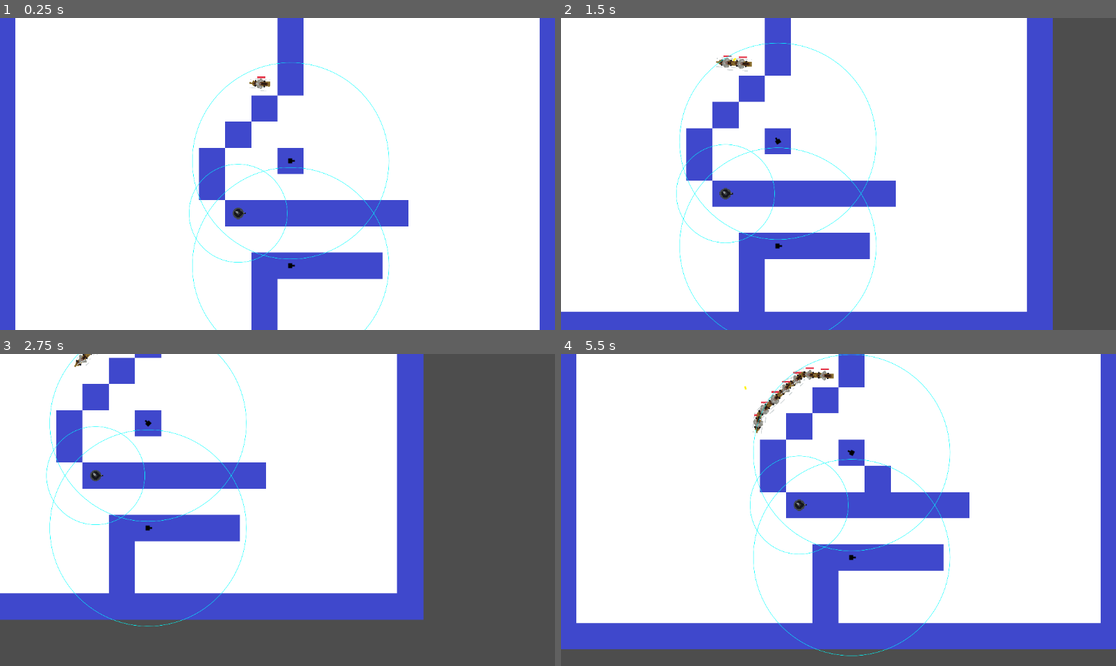
Above: before the commit, frames 1-4 (two rows, left to right).
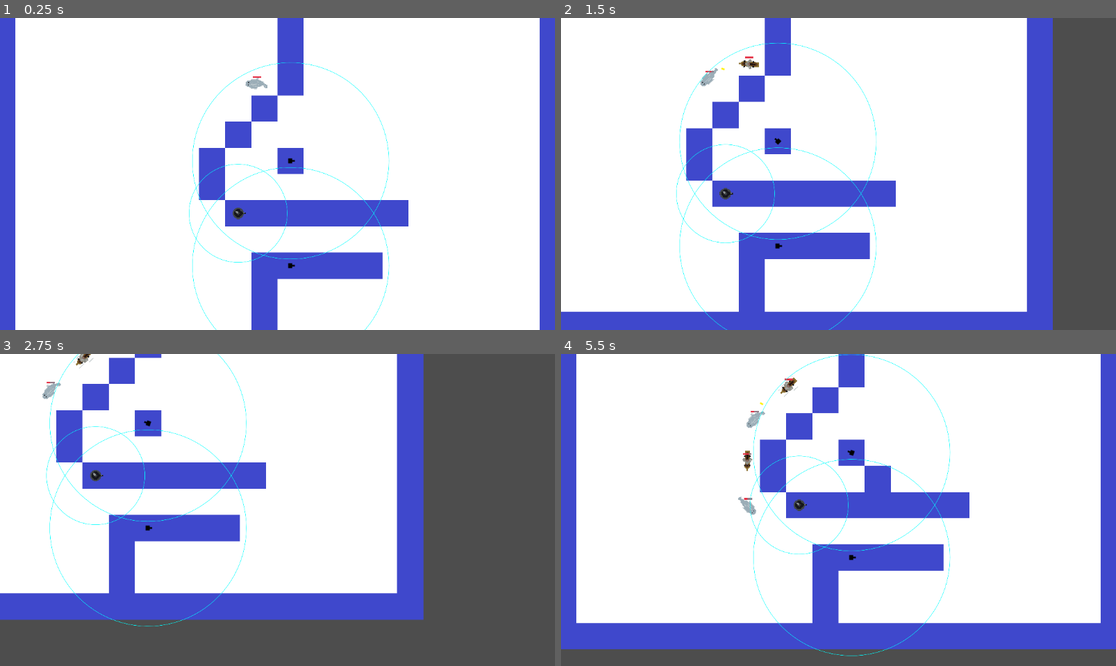
Above: after the commit, the same moments.

Repository: bartsides/TowerDefense
Game: Godot game, scene res://td.tscn
The game is run twice, just before and just after one commit, with the same random seed, the same clock (stepped at 60 frames per second) and the same inputs.
Inputs (mouse positions are in pixels of both pictures, inside the frame that each line leads up to):
- Up to frame 1 (0.25 s): no input
- Up to frame 2 (1.5 s): move the mouse to (960, 158) at 0.52 s; hold D (move_right) 0.53-1.28 s; hold 1 (1) 0.53-1.28 s; tap 2 (2) at 0.8, 1.35 s; move the mouse to (727, 189) at 1.27 s; hold S (move_down) from 1.28 s (still down)
- Up to frame 3 (2.75 s): tap 3 (3) at 1.55 s; move the mouse to (333, 441) at 2.02 s; release S (move_down) at 2.03 s; hold D (move_right) from 2.03 s (still down); hold 3 (3) from 2.03 s (still down); tap 1 (1) at 2.3 s
- Up to frame 4 (5.5 s): move the mouse to (810, 572) at 2.77 s; release D (move_right) at 2.78 s; release 3 (3) at 2.78 s; hold W (move_up) 2.78-3.53 s; tap 1 (1) at 2.85, 4.55 s; tap 2 (2) at 3.05, 5.3 s; move the mouse to (1005, 556) at 3.52 s; hold 2 (2) 3.53-4.28 s; hold A (move_left) 3.53-5.03 s; tap 3 (3) at 3.8, 4.35 s; move the mouse to (672, 463) at 4.27 s; move the mouse to (866, 510) at 5.02 s; press the mouse at (866, 510) at 5.03 s; hold S (move_down) from 5.03 s (still down)

The runs differ from the first frame. In frame 1, 0.1% of the frame differs, in the area x 44-49%, y 18-24%; in frame 2, 0.3%; in frame 3, 0.2%; in frame 4, 0.8%, in the area x 31-53%, y 4-52%.

Commit message:
Add levels and rounds
Added levels and rounds

Diff:
--- a/enemy.tscn
+++ b/Enemies/enemy.tscn
@@ -1,26 +1,26 @@
 [gd_scene load_steps=10 format=3 uid="uid://lfp4ldguca3u"]
 
-[ext_resource type="Script" path="res://enemy.gd" id="1_evcp5"]
-[ext_resource type="Texture2D" uid="uid://cjl2w1oix2g6m" path="res://assets/Shipsheet.png" id="2_lmqaa"]
-[ext_resource type="PackedScene" uid="uid://rnjb41wqawy7" path="res://health_bar.tscn" id="3_xatcp"]
+[ext_resource type="Script" path="res://Enemies/enemy.gd" id="1_3212m"]
+[ext_resource type="Texture2D" uid="uid://cjl2w1oix2g6m" path="res://assets/Shipsheet.png" id="2_sp8ny"]
+[ext_resource type="PackedScene" uid="uid://rnjb41wqawy7" path="res://health_bar.tscn" id="3_jog57"]
 
 [sub_resource type="RectangleShape2D" id="RectangleShape2D_gtovr"]
-size = Vector2(8, 8)
+size = Vector2(26, 8)
 
 [sub_resource type="AtlasTexture" id="AtlasTexture_an376"]
-atlas = ExtResource("2_lmqaa")
+atlas = ExtResource("2_sp8ny")
 region = Rect2(0, 192, 32, 32)
 
 [sub_resource type="AtlasTexture" id="AtlasTexture_aom1d"]
-atlas = ExtResource("2_lmqaa")
+atlas = ExtResource("2_sp8ny")
 region = Rect2(0, 160, 32, 32)
 
 [sub_resource type="AtlasTexture" id="AtlasTexture_s8j4h"]
-atlas = ExtResource("2_lmqaa")
+atlas = ExtResource("2_sp8ny")
 region = Rect2(0, 128, 32, 32)
 
 [sub_resource type="AtlasTexture" id="AtlasTexture_50lv4"]
-atlas = ExtResource("2_lmqaa")
+atlas = ExtResource("2_sp8ny")
 region = Rect2(0, 96, 32, 32)
 
 [sub_resource type="SpriteFrames" id="SpriteFrames_es73f"]
@@ -45,19 +45,21 @@
 
 [node name="Enemy" type="CharacterBody2D"]
 motion_mode = 1
-script = ExtResource("1_evcp5")
+script = ExtResource("1_3212m")
+SPEED = 40
 
 [node name="CollisionShape2D" type="CollisionShape2D" parent="."]
 shape = SubResource("RectangleShape2D_gtovr")
 
 [node name="AnimatedSprite2D" type="AnimatedSprite2D" parent="CollisionShape2D"]
 texture_filter = 3
+position = Vector2(-1, 0)
 sprite_frames = SubResource("SpriteFrames_es73f")
 
 [node name="UpdateNavTimer" type="Timer" parent="."]
 wait_time = 4.0
 
-[node name="HealthBar" parent="." instance=ExtResource("3_xatcp")]
+[node name="HealthBar" parent="." instance=ExtResource("3_jog57")]
 offset_top = -8.0
 offset_bottom = -8.0
 
--- /dev/null
+++ b/Enemies/fish.tscn
@@ -0,0 +1,47 @@
+[gd_scene load_steps=8 format=3 uid="uid://dk2e3ylef4864"]
+
+[ext_resource type="PackedScene" uid="uid://lfp4ldguca3u" path="res://Enemies/enemy.tscn" id="1_km15x"]
+[ext_resource type="Texture2D" uid="uid://di75o5ohtjo4g" path="res://assets/Fish.png" id="2_h80sk"]
+
+[sub_resource type="AtlasTexture" id="AtlasTexture_ycyxl"]
+atlas = ExtResource("2_h80sk")
+region = Rect2(0, 0, 32, 32)
+
+[sub_resource type="AtlasTexture" id="AtlasTexture_d5x3b"]
+atlas = ExtResource("2_h80sk")
+region = Rect2(32, 0, 32, 32)
+
+[sub_resource type="AtlasTexture" id="AtlasTexture_gssv0"]
+atlas = ExtResource("2_h80sk")
+region = Rect2(64, 0, 32, 32)
+
+[sub_resource type="AtlasTexture" id="AtlasTexture_dfj6k"]
+atlas = ExtResource("2_h80sk")
+region = Rect2(96, 0, 32, 32)
+
+[sub_resource type="SpriteFrames" id="SpriteFrames_3rns2"]
+animations = [{
+"frames": [{
+"duration": 1.0,
+"texture": SubResource("AtlasTexture_ycyxl")
+}, {
+"duration": 1.0,
+"texture": SubResource("AtlasTexture_d5x3b")
+}, {
+"duration": 1.0,
+"texture": SubResource("AtlasTexture_gssv0")
+}, {
+"duration": 1.0,
+"texture": SubResource("AtlasTexture_dfj6k")
+}],
+"loop": true,
+"name": &"default",
+"speed": 5.0
+}]
+
+[node name="Enemy" instance=ExtResource("1_km15x")]
+
+[node name="AnimatedSprite2D" parent="CollisionShape2D" index="0"]
+position = Vector2(1, 0)
+sprite_frames = SubResource("SpriteFrames_3rns2")
+frame_progress = 0.20836
--- /dev/null
+++ b/Levels/level.gd
@@ -0,0 +1,8 @@
+extends Object
+
+class_name Level
+
+var rounds: Array[Round]
+
+func _init(rounds : Array[Round] = []):
+	self.rounds = rounds
--- /dev/null
+++ b/Levels/round.gd
@@ -0,0 +1,8 @@
+class_name Round
+
+var spawn_time : float
+var enemies : Array
+
+func _init(round_spawn_time, round_enemies):
+	spawn_time = round_spawn_time
+	enemies = round_enemies
--- a/td.gd
+++ b/td.gd
@@ -20,9 +20,31 @@
 enum TILEMAP_LAYERS { MAZE }
 enum TILEMAP_SOURCES { FLOOR, WALL }
 
+var turretScene = preload("res://Turrets/turret.tscn")
 var cannonScene = preload("res://Turrets/cannon.tscn")
-var enemyScene = preload("res://enemy.tscn")
-var turretScene = preload("res://Turrets/turret.tscn")
+var enemyScene = preload("res://Enemies/enemy.tscn")
+var fishScene = preload("res://Enemies/fish.tscn")
+
+var level : Level = null
+var round : Round = null
+var level_index = -1
+var round_index = -1
+var round_enemy_index = -1
+var round_enemy : Enemy
+var levels : Array[Level] = [ \
+	Level.new([ \
+		Round.new(1.4, [fishScene, enemyScene, fishScene, enemyScene]), \
+		Round.new(1.3, [fishScene, fishScene, fishScene, fishScene]), \
+		Round.new(1.2, [enemyScene, enemyScene, enemyScene, enemyScene]), \
+		Round.new(1.1, [enemyScene, fishScene, enemyScene, fishScene]), \
+	]), \
+	Level.new([ \
+		Round.new(2, [fishScene, fishScene, enemyScene, enemyScene]), \
+		Round.new(2.1, [fishScene, fishScene, enemyScene, enemyScene]), \
+		Round.new(2.2, [fishScene, fishScene, enemyScene, enemyScene]), \
+		Round.new(2.3, [fishScene, fishScene, enemyScene, enemyScene]), \
+	]), \
+]
 
 func _ready():
 	map = $TileMap
@@ -35,7 +57,7 @@
 	astar_grid.update()
 
 	add_debug_turrets()
-	start_round()
+	next_level()
 
 func add_debug_turrets():
 	var prev_mouse_mode = mouse_mode
@@ -51,30 +73,52 @@
 	if lives <= 0:
 		game_over()
 
-func start_round():
+func next_level():
+	stop_timers()
+	level_index += 1
+	round_index = -1
+	if level_index >= len(levels):
+		print('you have won the game')
+		return
+	level = levels[level_index]
+	next_round()
+
+func next_round():
+	stop_timers()
+	round_index += 1
+	if round_index >= len(level.rounds):
+		next_level()
+		return
+	print('Starting Level %s Round %s' % [level_index + 1, round_index + 1])
+	round = level.rounds[round_index]
+	round_enemy_index = -1
+	$Timers/SpawnTimer.wait_time = round.spawn_time
 	update_nav()
-	$Timers/SpawnTimer.start()
-	$Timers/DrawPathsTimer.start()
 	add_enemy()
+	start_timers()
 
 func add_enemy():
-	enemies_count -= 1
-	if enemies_count < 0:
+	round_enemy_index += 1
+	if round_enemy_index >= len(round.enemies):
 		$Timers/SpawnTimer.stop()
 		return
 
+	var enemy = round.enemies[round_enemy_index].instantiate()
+	enemy.position = $Start.position
+	enemy.number = enemies_spawned
+	$Enemies.add_child(enemy)
+
 	enemies_alive += 1
-	var e = enemyScene.instantiate()
-	e.position = $Start.position
-	e.number = enemies_spawned
 	enemies_spawned += 1
-	$Enemies.add_child(e)
 	$UIControl.update()
 
 func enemy_killed(enemy : Enemy):
 	$Enemies.remove_child(enemy)
 	enemy.queue_free()
 	enemies_alive -= 1
+	if enemies_alive <= 0 && round_enemy_index >= len(round.enemies):
+		next_round()
+
 	$UIControl.update()
 
 func update_nav():
@@ -83,10 +127,8 @@
 		var cell_pos = Vector2i(cell.x, cell.y)
 		var source = map.get_cell_source_id(TILEMAP_LAYERS.MAZE, cell_pos)
 		astar_grid.set_point_solid(cell_pos, source == 1)
-
 	for enemy in $Enemies.get_children():
 		enemy.update_nav()
-
 	queue_redraw()
 
 func _input(event):
@@ -135,7 +177,6 @@
 
 func can_navigate_with_change(coords : Vector2, layer, source) -> bool:
 	var orig_source = map.get_cell_source_id(layer, coords)
-
 	var cell_pos = Vector2i(int(coords.x), int(coords.y))
 	astar_grid.set_point_solid(cell_pos, source == TILEMAP_SOURCES.WALL)
 
@@ -155,8 +196,7 @@
 	print('game over')
 
 func _draw():
-	if !SHOW_PATHS:
-		return
+	if !SHOW_PATHS: return
 	for enemy in $Enemies.get_children():
 		var prev = enemy.position
 		for point in enemy.path:
@@ -164,5 +204,12 @@
 			draw_line(prev, point, path_color, PATH_WIDTH, true)
 			prev = point
 
-func force_draw():
-	queue_redraw()
+func force_draw(): queue_redraw()
+
+func stop_timers():
+	$Timers/SpawnTimer.stop()
+	$Timers/DrawPathsTimer.stop()
+
+func start_timers():
+	$Timers/SpawnTimer.start()
+	$Timers/DrawPathsTimer.start()
--- a/td.tscn
+++ b/td.tscn
@@ -54,7 +54,7 @@
 [node name="Timers" type="Node2D" parent="."]
 
 [node name="SpawnTimer" type="Timer" parent="Timers"]
-wait_time = 0.9
+wait_time = 1.607
 
 [node name="DrawPathsTimer" type="Timer" parent="Timers"]
 
Renamed: enemy.gd -> Enemies/enemy.gd
